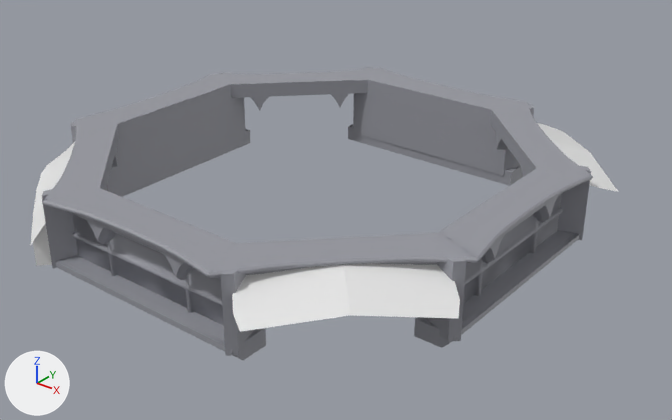
One commit to the Blender file Pre-Production/Art_Files/Blender_Files/Dome terrace .blend: the scene before it, then after it.
Camera for both pictures: a 50 mm lens placed at (33.2, -39.5, 8.1), pointed at (0.9, 0.8, -16.9). The axes (+X, +Y, +Z) are drawn at lower left. The lights are the same throughout.

In view in the first picture: 'DomeTerrace', 'DomeTerrace.001', 'DomeTerrace.002', 'DomeTerrace.003', 'DomeTerrace.004', 'DomeTerrace.005', 'DomeTerrace.006', 'DomeTerrace.007', 'DomeTerrace.008', 'Plane.001', 'Plane.003', 'Plane.004'.
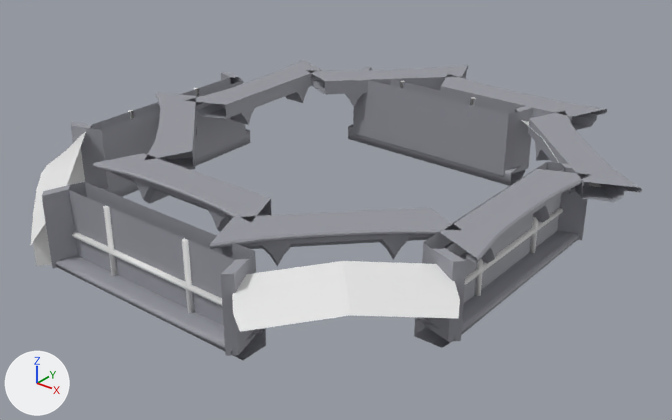
Pixel boxes [x1, y1, x2, y2] of what changed, in the pictures (672 x 420 px):
'DomeTerrace', modifiers changed
    before: [42, 68, 593, 280]
    after: [92, 59, 642, 266]
'DomeTerrace.006', reshaped
    before: [348, 124, 523, 186]
    after: [348, 124, 525, 186]
part 1 of me_scene_003, cut back
    before: [100, 80, 537, 243]
    after: [85, 80, 547, 259]
part 2 of me_scene_003, recoloured
    both: [72, 208, 563, 313]
part 3 of me_scene_007, deleted
    before: [232, 167, 523, 360]
'Plane.001', unchanged, covered by the edit
    before: [537, 123, 618, 192]
    after: [521, 120, 601, 187]

The change in detail:
Material 'Material' (mat_material) is new.
Its base color is (0.8, 0.8, 0.8) (white #e7e7e7).
me_scene_003 is used by ob_dometerrace_001; location (0.0, 0.0, 0.0).
me_scene_003 had 95 vertices, 87 faces and spanned x 11.94..14.49, y -7.03..0.0, z -16.98..-12.62.
me_scene_003 now has 75 vertices, 60 faces and spans x 11.94..14.49, y -7.03..0.0, z -16.98..-12.62.
Part 1, on me_scene_003:
20 vertices are removed from x 11.94, y -5.89..-2.71, z -16.98..-12.62.
32 faces are deleted.
5 new faces join them, mat_churchpillar_001 (grey #9798a0).
me_scene_003 part 2: 26 faces spanning x 13.11..13.37, y -6.03..0.0, z -16.98..-12.62 switch from mat_churchpillar_001 (grey #9798a0) to mat_material (white #e7e7e7).
me_scene_007 is used by ob_dometerrace_005; location (0.0, 0.0, -4.0).
Verts and faces of me_scene_007; kept vertices keep their numbers, new ones are numbered from 41.
Before the commit, vertices of me_scene_007: 0 (12.0, -6.85, -13.61) at pixel (414, 336), 1 (12.0, -6.85, -12.61) at pixel (414, 318), 2 (14.0, -6.85, -12.61), 6 (12.0, -6.85, -12.9) at pixel (414, 324), 7 (14.0, -6.85, -12.9).
Before the commit, vertices of me_scene_007: 10 (13.62, -6.85, -13.61) at pixel (441, 347), 11 (14.0, -6.85, -13.23) at pixel (448, 343), 28 (13.56, -6.85, -12.61) at pixel (441, 329), 30 (13.56, -6.85, -12.9) at pixel (441, 335), 33 (14.3, -6.85, -12.9) at pixel (454, 340).
Before the commit, vertices of me_scene_007: 34 (14.3, -6.85, -12.61) at pixel (455, 335).
me_scene_007 had 41 vertices, 35 faces and spanned x 12.0..14.3, y -6.85..0.0, z -13.61..-12.61.
me_scene_007 now has 40 vertices, 30 faces and spans x 12.0..14.3, y -6.85..0.0, z -13.61..-12.61.
Part 3, on me_scene_007:
Vertices deleted: 30 (with the faces that use them).
Faces deleted: (2, 7, 33, 34).
me_scene_007 part 4: the surface is now shaded smooth.
Object 'DomeTerrace' (ob_dometerrace) has a ARRAY modifier named 'Array'.
Modifier setting removed (it was use_relative_offset = False).
